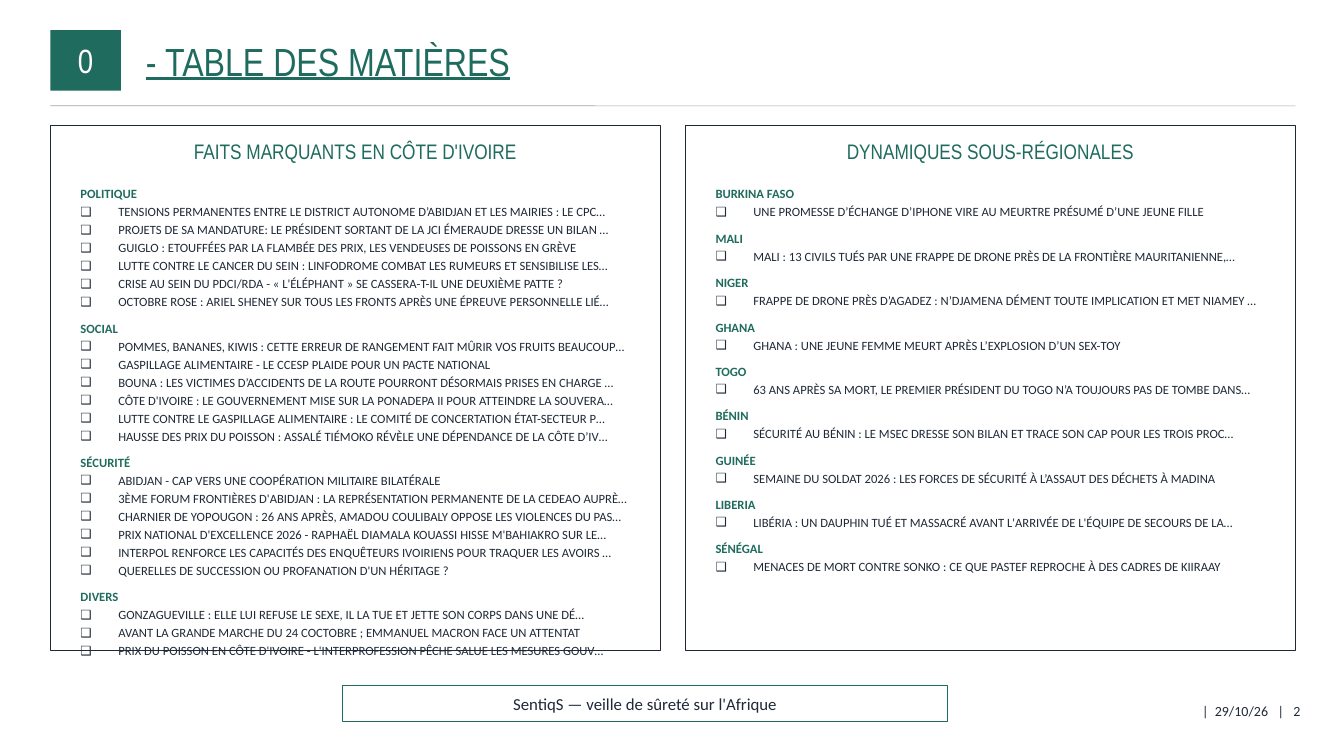
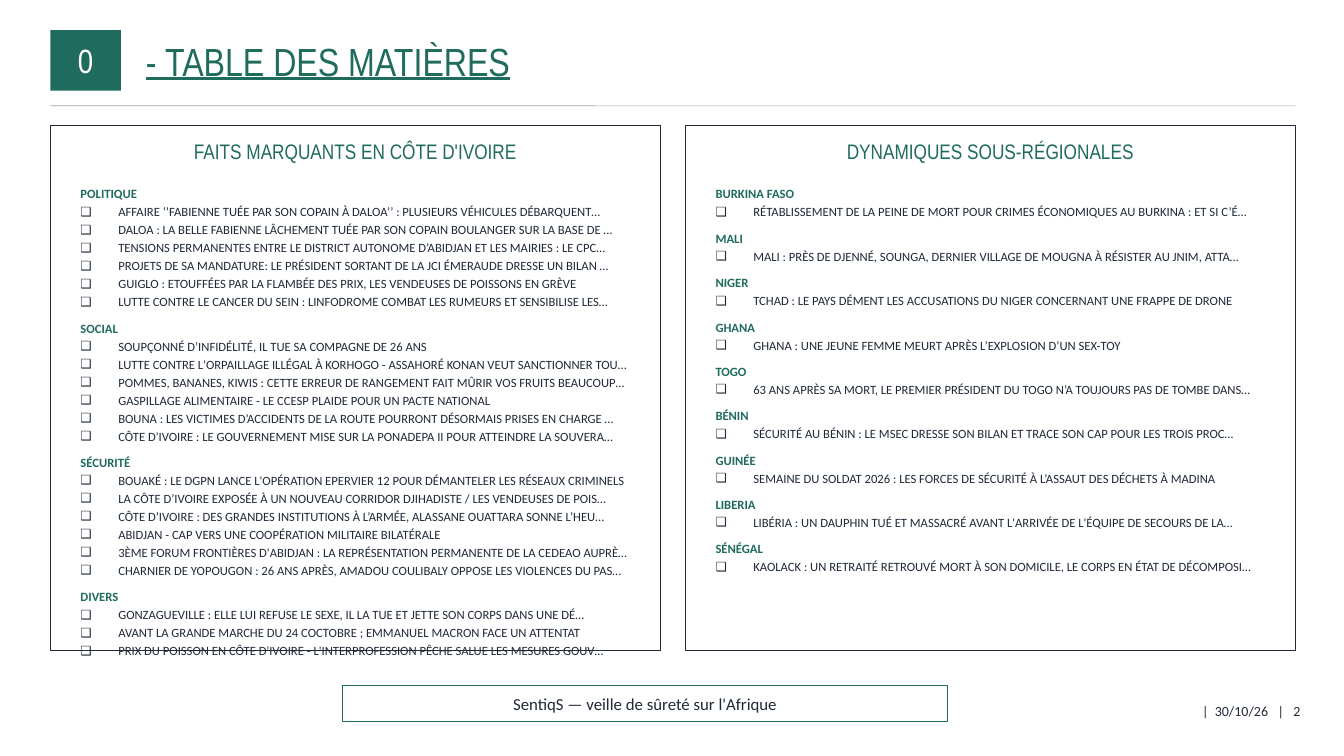
Before and after one commit to ytl1-ops/SentiqS, a slide deck: slide 2 of web/rapports/mensuel/2026-10.pptx. Drawn at 1344x756 pixels with LibreOffice and Linux fonts; fonts in the diff are those of the drawing. Boxes give left, top, right and bottom in pixels: in the first picture for what was removed or moved away, otherwise in the second. Text is boxed around its words. In the diff, an @@ line names an element or a change of style, - is before the commit and + after.

```diff
--- a/web/rapports/mensuel/2026-10.pptx
+++ b/web/rapports/mensuel/2026-10.pptx
@@ text at [118,206,601,234]: paragraphs added @@
+❑ AFFAIRE ‘’FABIENNE TUÉE PAR SON COPAIN À DALOA’’ : PLUSIEURS VÉHICULES DÉBARQUENT…
+❑ DALOA : LA BELLE FABIENNE LÂCHEMENT TUÉE PAR SON COPAIN BOULANGER SUR LA BASE DE …
@@ text at [753,206,1246,218]: text changed @@
-❑ UNE PROMESSE D’ÉCHANGE D’IPHONE VIRE AU MEURTRE PRÉSUMÉ D’UNE JEUNE FILLE
+❑ RÉTABLISSEMENT DE LA PEINE DE MORT POUR CRIMES ÉCONOMIQUES AU BURKINA : ET SI C’É…
@@ text at [753,250,1239,263]: text changed @@
-❑ MALI : 13 CIVILS TUÉS PAR UNE FRAPPE DE DRONE PRÈS DE LA FRONTIÈRE MAURITANIENNE,…
+❑ MALI : PRÈS DE DJENNÉ, SOUNGA, DERNIER VILLAGE DE MOUGNA À RÉSISTER AU JNIM, ATTA…
@@ text at [118,278,608,306]: paragraphs removed @@
-❑ CRISE AU SEIN DU PDCI/RDA - « L'ÉLÉPHANT » SE CASSERA-T-IL UNE DEUXIÈME PATTE ?
-❑ OCTOBRE ROSE : ARIEL SHENEY SUR TOUS LES FRONTS APRÈS UNE ÉPREUVE PERSONNELLE LIÉ…
@@ text at [753,295,1232,305]: text changed @@
-❑ FRAPPE DE DRONE PRÈS D’AGADEZ : N’DJAMENA DÉMENT TOUTE IMPLICATION ET MET NIAMEY …
+❑ TCHAD : LE PAYS DÉMENT LES ACCUSATIONS DU NIGER CONCERNANT UNE FRAPPE DE DRONE
@@ text at [118,340,627,369]: paragraphs added @@
+❑ SOUPÇONNÉ D’INFIDÉLITÉ, IL TUE SA COMPAGNE DE 26 ANS
+❑ LUTTE CONTRE L'ORPAILLAGE ILLÉGAL À KORHOGO - ASSAHORÉ KONAN VEUT SANCTIONNER TOU…
@@ text at [118,412,608,441]: paragraphs removed @@
-❑ LUTTE CONTRE LE GASPILLAGE ALIMENTAIRE : LE COMITÉ DE CONCERTATION ÉTAT-SECTEUR P…
-❑ HAUSSE DES PRIX DU POISSON : ASSALÉ TIÉMOKO RÉVÈLE UNE DÉPENDANCE DE LA CÔTE D’IV…
@@ text at [118,474,624,523]: paragraphs added @@
+❑ BOUAKÉ : LE DGPN LANCE L'OPÉRATION EPERVIER 12 POUR DÉMANTELER LES RÉSEAUX CRIMINELS
+❑ LA CÔTE D’IVOIRE EXPOSÉE À UN NOUVEAU CORRIDOR DJIHADISTE / LES VENDEUSES DE POIS…
+❑ CÔTE D’IVOIRE : DES GRANDES INSTITUTIONS À L’ARMÉE, ALASSANE OUATTARA SONNE L’HEU…
@@ text at [118,529,606,577]: paragraphs removed @@
-❑ PRIX NATIONAL D'EXCELLENCE 2026 - RAPHAËL DIAMALA KOUASSI HISSE M'BAHIAKRO SUR LE…
-❑ INTERPOL RENFORCE LES CAPACITÉS DES ENQUÊTEURS IVOIRIENS POUR TRAQUER LES AVOIRS …
-❑ QUERELLES DE SUCCESSION OU PROFANATION D'UN HÉRITAGE ?
@@ text at [753,561,1251,572]: text changed @@
-❑ MENACES DE MORT CONTRE SONKO : CE QUE PASTEF REPROCHE À DES CADRES DE KIIRAAY
+❑ KAOLACK : UN RETRAITÉ RETROUVÉ MORT À SON DOMICILE, LE CORPS EN ÉTAT DE DÉCOMPOSI…
@@ text at [1215,706,1300,717]: text changed @@
-| 29/10/26 | 2
+| 30/10/26 | 2
```
Also in this commit, not shown: 39 other slides changed, 2 slides added, 1 slide removed, 10 other files.
